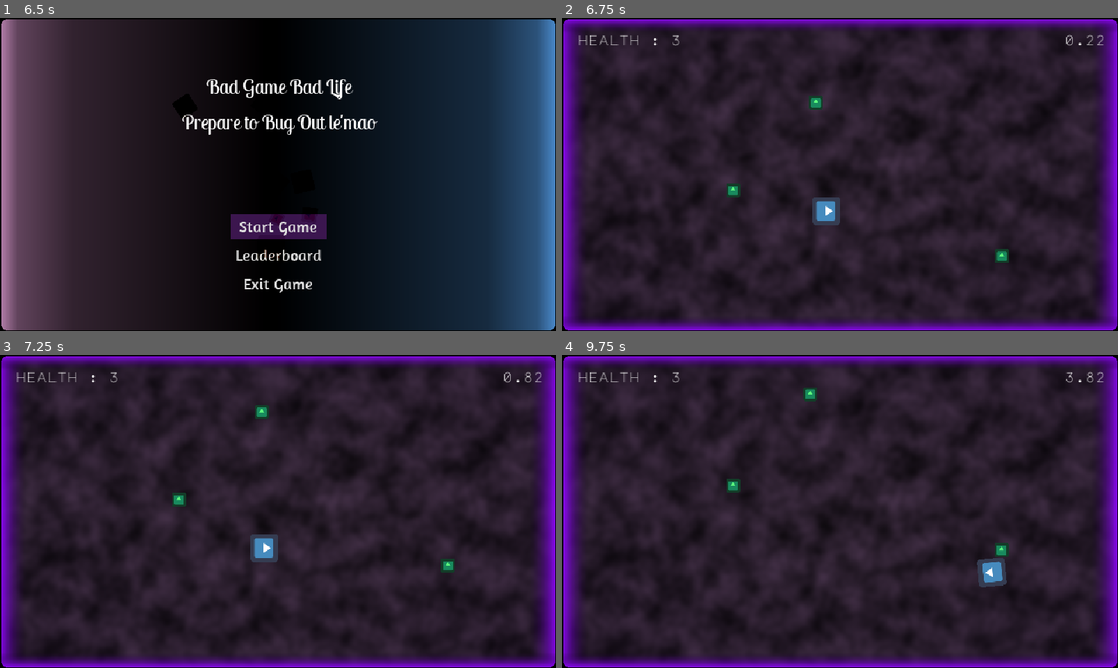
Above: before the commit, frames 1-4 (two rows, left to right).
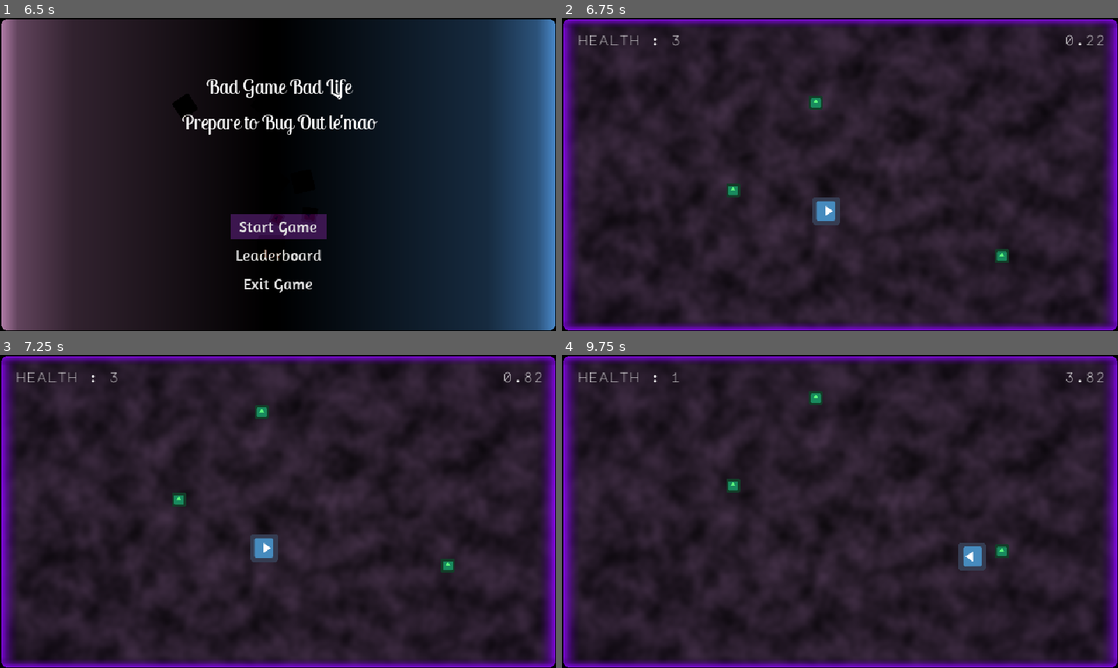
Above: after the commit, the same moments.

Repository: jlahman/ProjectArena
Game: Godot game, scene res://Game.tscn
The game is run twice, just before and just after one commit, with the same random seed, the same clock (stepped at 60 frames per second) and the same inputs. The engine's default icon, where the game draws it, is replaced by a stand-in: a white triangle on a blue panel in a dark square.
Inputs:
- Up to frame 1 (6.5 s): tap Enter at 0.5, 2, 5.75 s; hold Right (move_right) 0.53-1.28 s; tap Space at 1.25, 4.25 s; hold Down (move_down) 1.28-2.03 s; hold Right (move_right) 2.03-2.78 s; hold Up (move_up) 2.78-3.53 s; hold Left (move_left) 3.53-5.03 s; hold Down (move_down) 5.03-5.78 s; hold Right (move_right) from 5.78 s (still down)
- Up to frame 2 (6.75 s): release Right (move_right) at 6.5 s; click "Start Game" at 6.5 s
- Up to frame 3 (7.25 s): no input
- Up to frame 4 (9.75 s): hold Up (move_up) 7.28-8.03 s; hold Right (move_right) 8.03-8.78 s; hold Down (move_down) 8.78-9.53 s; hold Left (move_left) from 9.53 s (still down)

Frame 1 is identical in both runs. In frame 2, 8.5% of the frame differs, in the area x 0-100%, y 0-100%; in frame 3, 8.5%; in frame 4, 9.6%.

Commit message:
Fix Collision bug. tweaked graphics

Diff:
--- a/Enemies/FloatyBoy/FloatyBoy.tscn
+++ b/Enemies/FloatyBoy/FloatyBoy.tscn
@@ -13,6 +13,8 @@
 [node name="FloatyBoy" type="KinematicBody2D" groups=[
 "enemy",
 ]]
+collision_layer = 2
+collision_mask = 4
 script = ExtResource( 3 )
 
 [node name="CollisionShape2D" type="CollisionShape2D" parent="."]
--- a/Levels/Level0/World.tscn
+++ b/Levels/Level0/World.tscn
@@ -1,24 +1,25 @@
-[gd_scene load_steps=13 format=2]
+[gd_scene load_steps=14 format=2]
 
 [ext_resource path="res://Player/Player.tscn" type="PackedScene" id=1]
 [ext_resource path="res://Enemies/FloatyBoy/FloatyBoy.tscn" type="PackedScene" id=2]
 [ext_resource path="res://Levels/Level0/World.gd" type="Script" id=3]
+[ext_resource path="res://corners_mask.png" type="Texture" id=4]
 
-[sub_resource type="OpenSimplexNoise" id=6]
+[sub_resource type="OpenSimplexNoise" id=1]
 seed = 42562
 octaves = 4
 period = 30.7
 persistence = 0.61
 lacunarity = 1.56
 
-[sub_resource type="NoiseTexture" id=7]
+[sub_resource type="NoiseTexture" id=2]
 flags = 2
 width = 640
 height = 360
-noise = SubResource( 6 )
+noise = SubResource( 1 )
 
 [sub_resource type="Gradient" id=3]
-offsets = PoolRealArray( 0, 0.0460048, 0.506053, 0.951574, 1 )
+offsets = PoolRealArray( 0, 0.0331126, 0.506053, 0.966887, 1 )
 colors = PoolColorArray( 0.572549, 0.0352941, 1, 1, 0.054902, 0.00392157, 0.0980392, 0.0901961, 0, 0, 0, 0, 0.054902, 0.00392157, 0.0980392, 0.0901961, 0.572549, 0.0352941, 1, 1 )
 
 [sub_resource type="GradientTexture" id=4]
@@ -92,45 +93,57 @@
 [node name="Foreground1" type="Sprite" parent="Foreground"]
 
 [node name="Light2D" type="Light2D" parent="Foreground/Foreground1"]
-position = Vector2( 12, 180 )
-scale = Vector2( 1, 360 )
-texture = SubResource( 9 )
+position = Vector2( 1, 180 )
+scale = Vector2( 0.6, 360 )
+texture = SubResource( 7 )
 
 [node name="Light2D2" type="Light2D" parent="Foreground/Foreground1"]
-position = Vector2( 628, 180 )
-scale = Vector2( 1, 360 )
-texture = SubResource( 9 )
+position = Vector2( 639, 180 )
+scale = Vector2( 0.6, 360 )
+texture = SubResource( 7 )
 
 [node name="Light2D3" type="Light2D" parent="Foreground/Foreground1"]
-position = Vector2( 320, 12 )
+position = Vector2( 320, 1 )
 rotation = 1.5708
-scale = Vector2( 1, 640 )
-texture = SubResource( 9 )
+scale = Vector2( 0.6, 640 )
+texture = SubResource( 7 )
 
 [node name="Light2D4" type="Light2D" parent="Foreground/Foreground1"]
-position = Vector2( 320, 348 )
+position = Vector2( 320, 359 )
 rotation = 1.5708
-scale = Vector2( 1, 640 )
-texture = SubResource( 9 )
+scale = Vector2( 0.6, 640 )
+texture = SubResource( 7 )
 
 [node name="Foreground2" type="Sprite" parent="Foreground"]
 
+[node name="Light2D" type="Light2D" parent="Foreground/Foreground2"]
+visible = false
+enabled = false
+texture = ExtResource( 4 )
+offset = Vector2( 320, 180 )
+texture_scale = 0.98
+color = Color( 0.635294, 0.992157, 0.784314, 1 )
+energy = 6.83
+
 [node name="Foreground3" type="Sprite" parent="Foreground"]
+visible = false
 
 [node name="Border" type="Node2D" parent="."]
 
 [node name="StaticBody2D" type="StaticBody2D" parent="Border"]
+collision_layer = 1024
+collision_mask = 7
 
 [node name="LeftWall" type="CollisionShape2D" parent="Border/StaticBody2D"]
-shape = SubResource( 10 )
+shape = SubResource( 8 )
 
 [node name="RightWall" type="CollisionShape2D" parent="Border/StaticBody2D"]
 position = Vector2( 640, 0 )
-shape = SubResource( 10 )
+shape = SubResource( 8 )
 
 [node name="Ceiling" type="CollisionShape2D" parent="Border/StaticBody2D"]
-shape = SubResource( 11 )
+shape = SubResource( 9 )
 
 [node name="Floor" type="CollisionShape2D" parent="Border/StaticBody2D"]
 position = Vector2( 0, 360 )
-shape = SubResource( 11 )
+shape = SubResource( 9 )
--- a/project.godot
+++ b/project.godot
@@ -18,6 +18,8 @@
 
 window/size/width=640
 window/size/height=360
+window/size/borderless=true
+window/size/fullscreen=true
 window/size/test_width=1920
 window/size/test_height=1080
 window/stretch/mode="viewport"
Not shown: 2 places in Levels/Level0/World.tscn that only renumber resources
